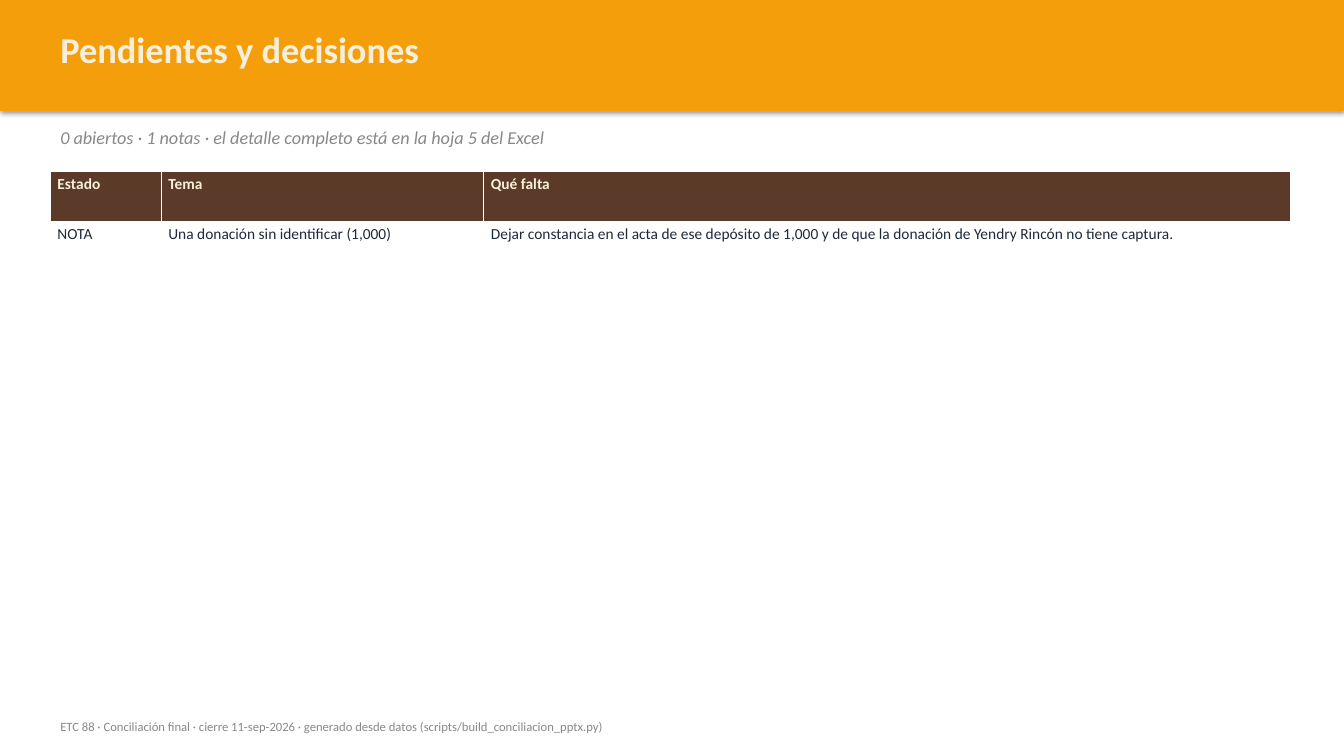
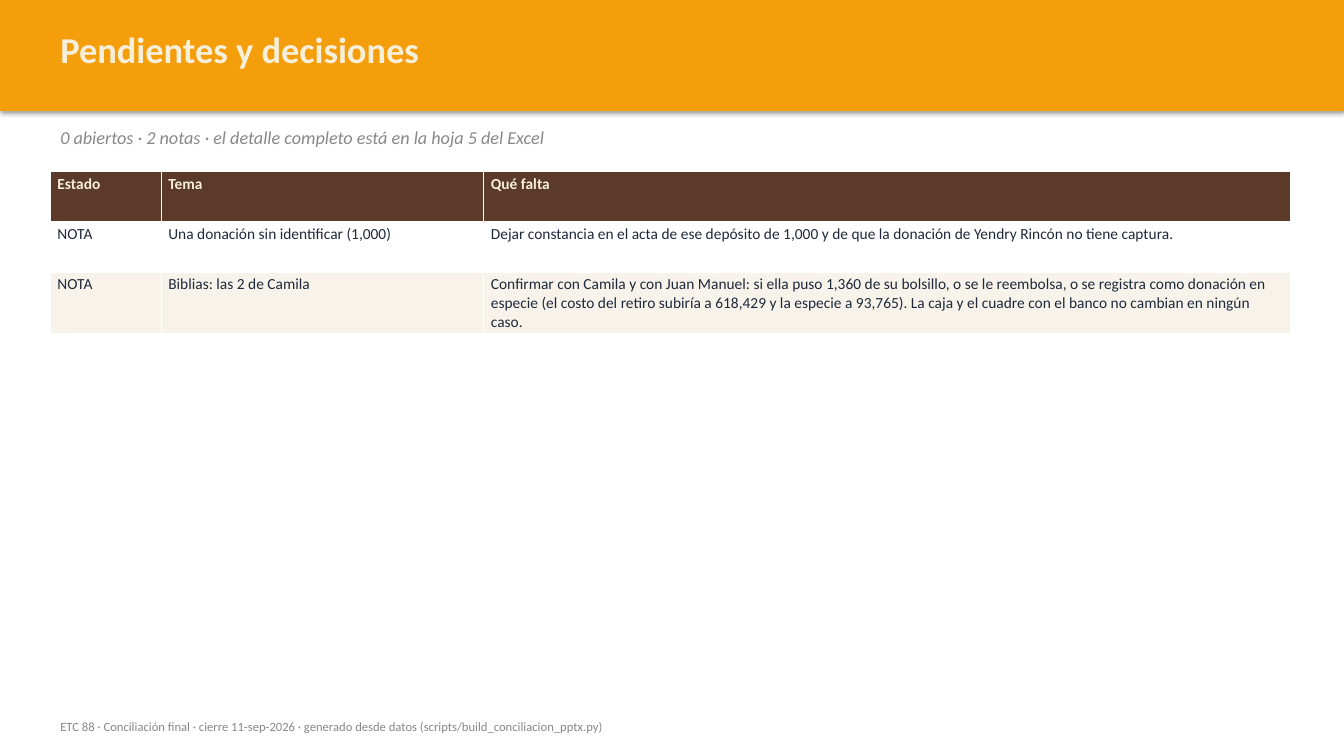
Before and after one commit to jmdelacruzmendez/ETC88, a slide deck: slide 10 of data/presupuesto/Conciliacion_ETC88_Presentacion.pptx. Drawn at 1344x756 pixels with LibreOffice and Linux fonts; fonts in the diff are those of the drawing. Boxes give left, top, right and bottom in pixels: in the first picture for what was removed or moved away, otherwise in the second. Text is boxed around its words. In the diff, an @@ line names an element or a change of style, - is before the commit and + after.

```diff
--- a/data/presupuesto/Conciliacion_ETC88_Presentacion.pptx
+++ b/data/presupuesto/Conciliacion_ETC88_Presentacion.pptx
@@ text at [60, 131, 544, 147]: text changed @@
-0 abiertos · 1 notas · el detalle completo está en la hoja 5 del Excel
+0 abiertos · 2 notas · el detalle completo está en la hoja 5 del Excel
@@ table at [50, 171, 1291, 331] @@
+row 3: NOTA | Biblias: las 2 de Camila | Confirmar con Camila y con Juan Manuel: si ella puso 1,360 de su bolsillo, o se le reembolsa, o se registra como donación en especie (el costo del retiro subiría a 618,429 y la especie a 93,765). La caja y el cuadre con el banco no cambian en ningún caso.
```
Also in this commit, not shown: 3 other slides changed, 9 other files.
